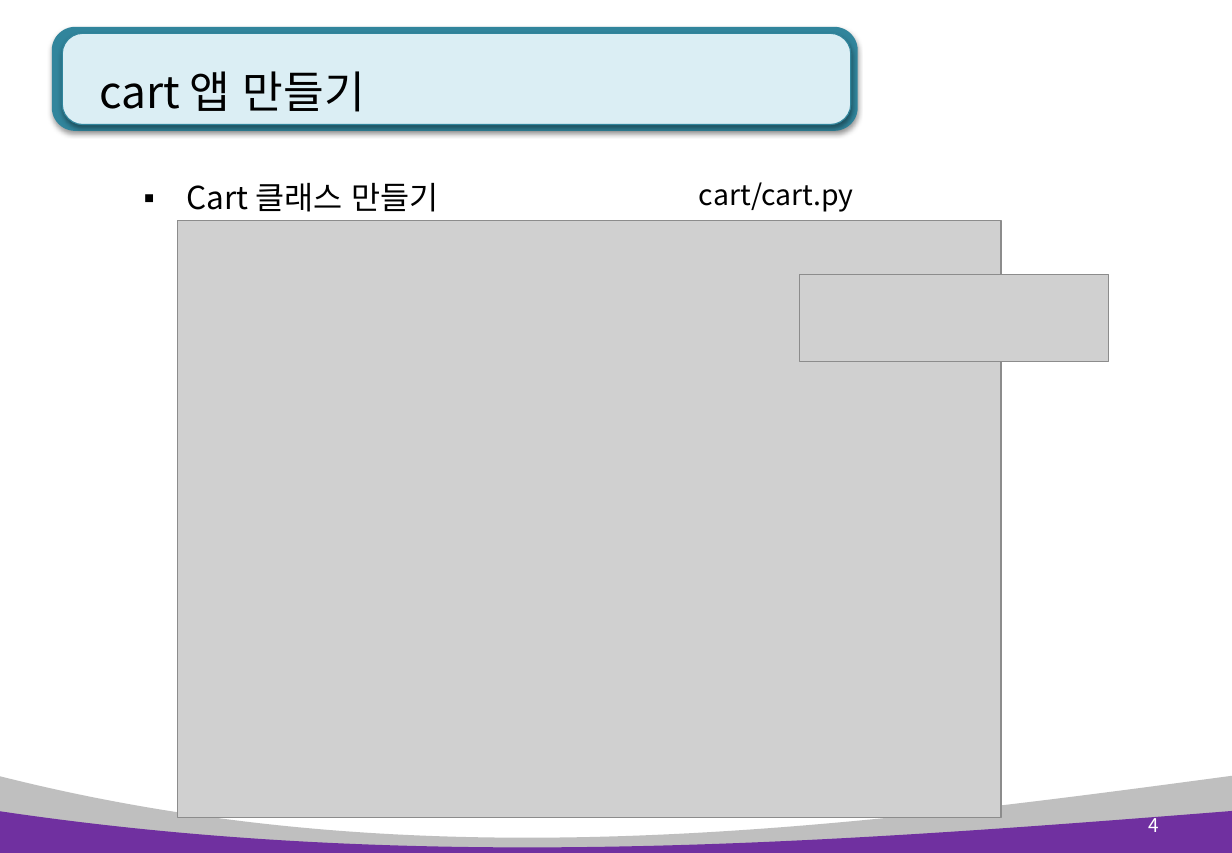
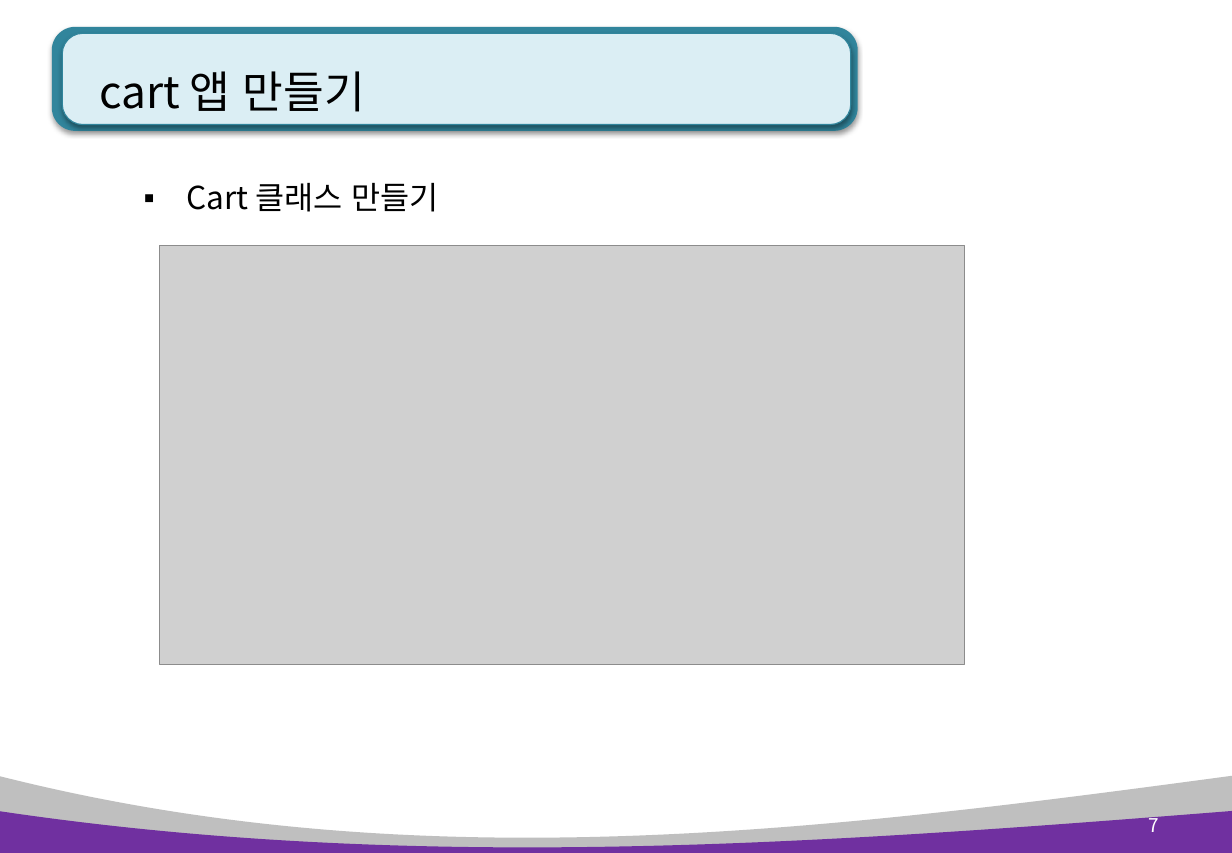
Before and after one commit to pshho/ngreen_project, a slide deck: slide 7 of pyWorks/자료/django_ppt/shop_ppt/2장. cart(장바구니).pptx (slide 4 before the commit). Drawn at 1232x853 pixels with LibreOffice and Linux fonts; fonts in the diff are those of the drawing; grey boxes stand for pictures. Boxes give left, top, right and bottom in pixels: in the first picture for what was removed or moved away, otherwise in the second. Text is boxed around its words. In the diff, an @@ line names an element or a change of style, - is before the commit and + after.

```diff
--- a/pyWorks/자료/django_ppt/shop_ppt/2장. cart(장바구니).pptx
+++ b/pyWorks/자료/django_ppt/shop_ppt/2장. cart(장바구니).pptx
@@ text "Cart 클래스 만들기" rewrapped from [132, 154, 911, 223] to [186, 183, 439, 212] @@
@@ text removed at [699, 182, 854, 212] @@
-cart/cart.py
@@ picture: place and size @@
-picture at [177, 221, 1001, 818]
+picture at [159, 246, 965, 664]
@@ picture removed at [800, 274, 1109, 362] @@
@@ page number at [1148, 813, 1159, 832]: text changed @@
-4
+7
```
Also in this commit, not shown: 4 other slides changed, 2 slides added, 2 other files.
